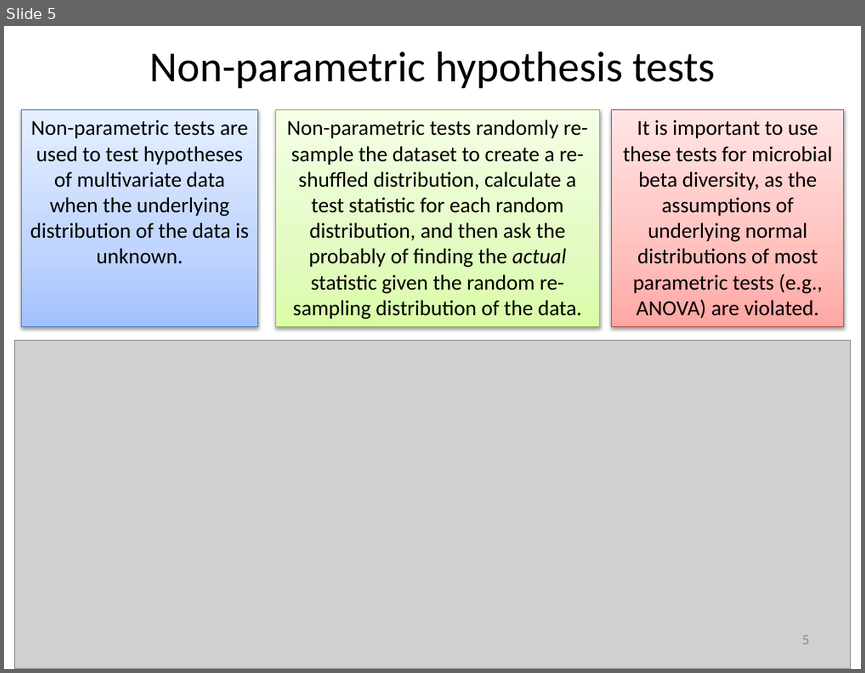
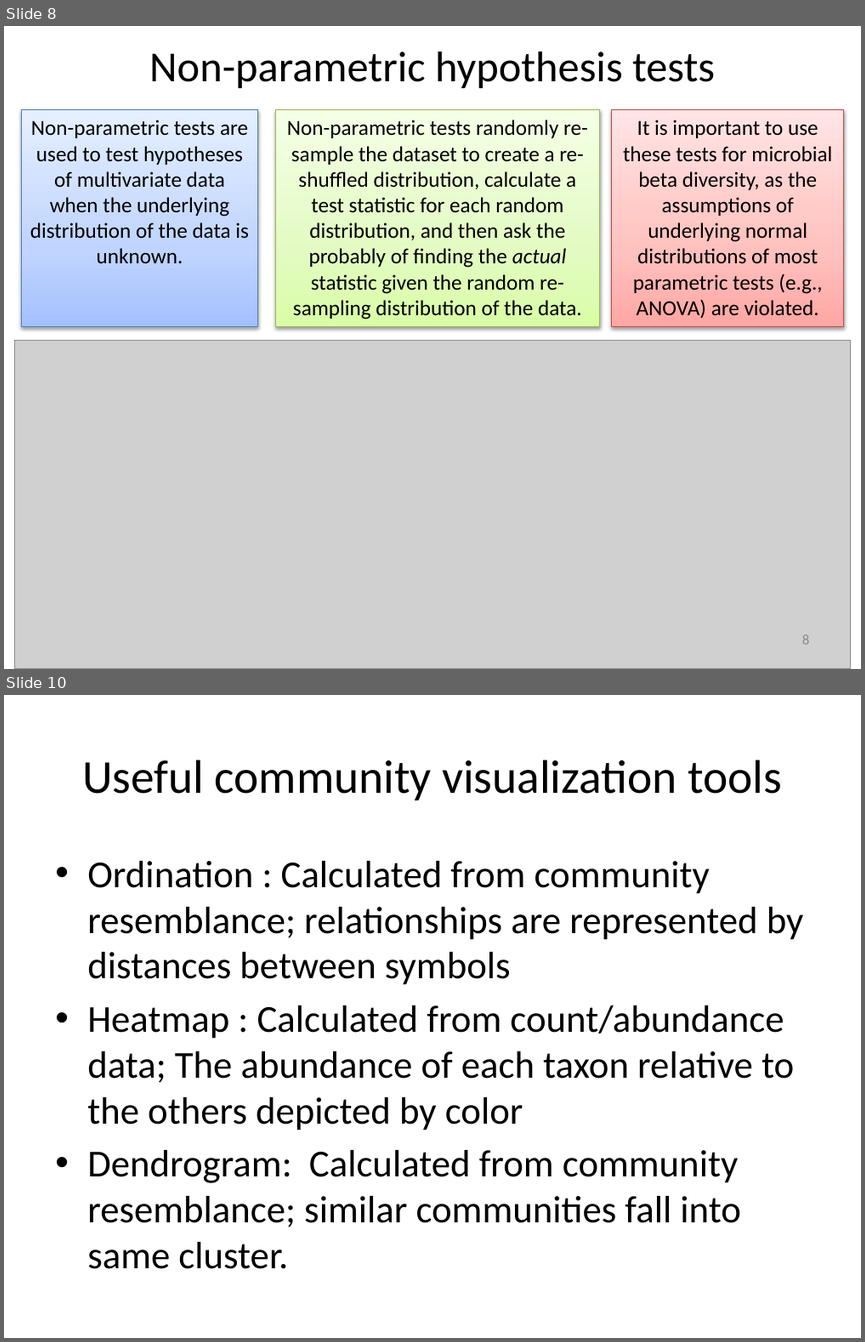
Before and after one commit to edamame-course/docs, a slide deck: extra/Presentations/2014-08-18-AM_Ashley_Lecture4.pptx. Shown one above the other, each under a label of ours: slide 5 before the commit, slides 8 and 10 after it; the slides between them are not shown. The pictures are 865x673 and 865x1342 pixels, drawn with LibreOffice and Linux fonts; fonts in the diff are those of the drawing; grey boxes stand for pictures. Boxes give left, top, right and bottom in pixels: in the first picture for what was removed or moved away, otherwise in the second. Text is boxed around its words. In the diff, an @@ line names an element or a change of style, - is before the commit and + after.

```diff
--- a/extra/Presentations/2014-08-18-AM_Ashley_Lecture4.pptx
+++ b/extra/Presentations/2014-08-18-AM_Ashley_Lecture4.pptx
@@ slide 10 added at (4,695,861,1338), background #FFFFFF @@
@@ title added at (82,760,782,800), 39.6 pt, text #000000 @@
+Useful community visualization tools
@@ text added at (87,861,804,1269), 32 pt, text #000000 @@
+• Ordination : Calculated from community resemblance; relationships are represented by distances between symbols
+• Heatmap : Calculated from count/abundance data; The abundance of each taxon relative to the others depicted by color
+• Dendrogram: Calculated from community resemblance; similar communities fall into same cluster.
@@ what was slide 5 is now slide 8 @@
@@ page number at (802,635,809,644): text changed @@
-5
+8
```
Also in this commit, not shown: 2 slides changed, 8 other slides added, 1 other file.
